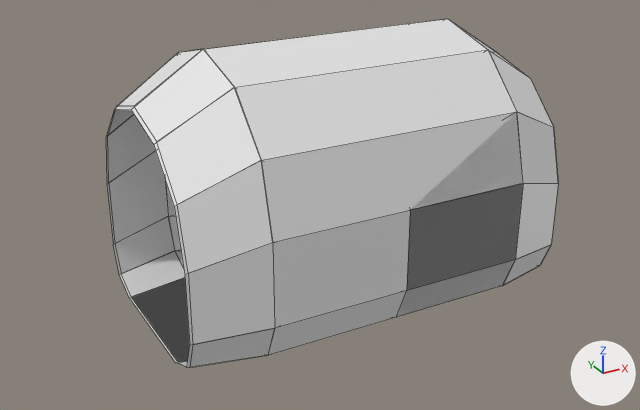
One commit to the FBX model Assets/Blender/Snake.fbx: the scene before it, then after it.
Camera for both pictures: a 50 mm lens placed at (-3.13, -5.48, 3.42), pointed at (-0.15, -0.06, 0.71). The lights are fixed; the arrows at lower right show +X, +Y and +Z. Mesh edges are drawn as thin lines. Vertices at the same position are counted once.

The older version as bpy lines, for what is in view:
```python
me_cube_010 = bpy.data.meshes.new('Cube.010')
me_cube_010.from_pydata(...)  # 78 vertices, 65 faces; spans x -1.0..1.5, y -1.0..1.0, z 0.0..2.0
me_cube_011 = bpy.data.meshes.new('Cube.011')
me_cube_011.from_pydata(...)  # 52 vertices, 39 faces; spans x -1.5..1.5, y -1.0..1.0, z 0.0..2.0
# before: 0 (-1.5, -0.84, 0.84) at pixel (188, 273), 1 (-1.5, 0.0, 1.68) at pixel (133, 106), 2 (-1.5, -0.73, 1.26) at pixel (177, 204), 3 (-1.5, -0.42, 1.57) at pixel (156, 141), 4 (-1.5, 0.84, 0.84) at pixel (108, 182)
# before: 5 (-1.5, 0.42, 1.57) at pixel (116, 106), 6 (-1.5, 0.73, 1.26) at pixel (107, 135), 14 (-1.5, -0.52, 0.0) at pixel (178, 362), 15 (-1.5, -0.84, 0.32) at pixel (192, 344), 16 (-1.5, -0.75, 0.09) at pixel (189, 367)
# before: 17 (-1.5, 0.84, 0.32) at pixel (114, 243), 18 (-1.5, 0.52, 0.0) at pixel (131, 296), 19 (-1.5, 0.75, 0.09) at pixel (121, 273)
# before: 7 (1.5, 0.0, 1.68) at pixel (496, 52), 8 (1.5, -0.84, 0.84) at pixel (558, 183), 9 (1.5, -0.42, 1.57) at pixel (530, 78), 10 (1.5, -0.73, 1.26) at pixel (553, 127), 11 (1.5, 0.84, 0.84)
# before: 12 (1.5, 0.73, 1.26), 13 (1.5, 0.42, 1.57), 20 (1.5, -0.84, 0.32) at pixel (551, 244), 21 (1.5, -0.52, 0.0), 22 (1.5, -0.75, 0.09) at pixel (540, 265)
# before: 23 (1.5, 0.52, 0.0), 24 (1.5, 0.84, 0.32), 25 (1.5, 0.75, 0.09)
me_cube_012 = bpy.data.meshes.new('Cube.012')
me_cube_012.from_pydata(...)  # 40 vertices, 26 faces; spans x -1.52..1.0, y -1.0..1.0, z 0.0..2.0
# before: 27 (-1.52, 0.41, 1.55) at pixel (114, 109), 28 (-1.52, 0.0, 1.66) at pixel (131, 109), 29 (-1.52, 0.72, 1.24) at pixel (105, 137), 30 (-1.52, 0.83, 0.83) at pixel (106, 184), 31 (-1.52, -0.41, 1.55) at pixel (153, 144)
# before: 32 (-1.52, -0.72, 1.24) at pixel (174, 206), 33 (-1.52, -0.83, 0.83) at pixel (184, 274), 34 (-1.52, 0.51, 0.0) at pixel (129, 297), 35 (-1.52, 0.74, 0.09) at pixel (119, 274), 36 (-1.52, 0.83, 0.32) at pixel (113, 244)
# before: 37 (-1.52, -0.74, 0.09) at pixel (186, 367), 38 (-1.52, -0.51, 0.0) at pixel (175, 362), 39 (-1.52, -0.83, 0.32) at pixel (189, 345)
ob_snakebody = bpy.data.objects.new('SnakeBody', me_cube_011)
ob_snakebody.location = (0.0, 0.0, 0.0)
ob_snakehead = bpy.data.objects.new('SnakeHead', me_cube_010)
ob_snakehead.location = (0.0, 0.0, 0.0)
ob_snaketail = bpy.data.objects.new('SnakeTail', me_cube_012)
ob_snaketail.location = (0.0, 0.0, 0.0)
```
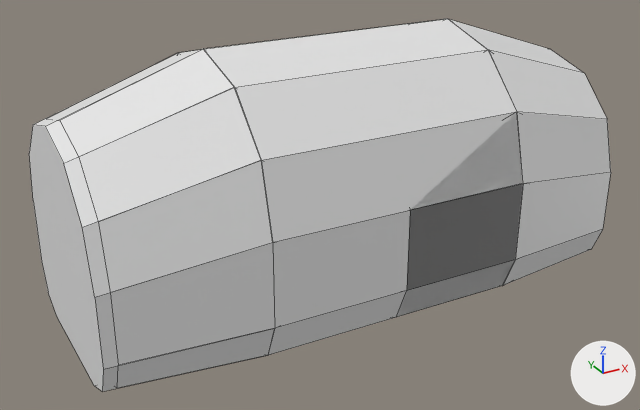
Commit message: Update snake models

Pixel boxes [x1, y1, x2, y2] of what changed, in the pictures (640 x 410 px):
'SnakeBody', reshaped (32% wider, 7% taller)
    before: [116, 19, 558, 367]
    after: [29, 19, 611, 391]
'SnakeTail', reshaped
    before: [106, 49, 275, 368]
    after: [169, 49, 275, 357]
part 1 of me_cube_011, built on
    before: [116, 50, 275, 367]
    after: [29, 50, 275, 391]
part 2 of me_cube_011, built on
    before: [489, 53, 558, 266]
    after: [449, 19, 611, 285]

The edits, one by one:
me_cube_012 has 40 vertices, 26 faces and spans x -1.52..1.0, y -1.0..1.0, z 0.0..2.0.
me_cube_012 is used by ob_snaketail; location (0.0, 0.0, 0.0).
Verts and faces of me_cube_012; kept vertices keep their numbers, new ones are numbered from 40.
Part 3, on me_cube_012:
Vertices 27 to 39 move by (-0.47, 0.0, 0.0).
New faces: (27, 29, 30, 36, 35, 34, 38, 37, 39, 33, 32, 31, 28).
me_cube_011 has 52 vertices, 39 faces and spans x -1.5..1.5, y -1.0..1.0, z 0.0..2.0.
me_cube_011 is used by ob_snakebody; location (0.0, 0.0, 0.0).
Verts and faces of me_cube_011; kept vertices keep their numbers, new ones are numbered from 52.
Part 1, on me_cube_011:
Vertex 0 moves to (-2.08, -0.82, 0.82), pixel (94, 297).
Vertex 1 moves to (-2.08, 0.0, 1.64), pixel (45, 126).
Vertex 2 moves to (-2.08, -0.71, 1.23), pixel (82, 227).
Vertex 3 moves to (-2.08, -0.41, 1.53), pixel (63, 163).
Vertex 4 moves to (-2.08, 0.82, 0.82), pixel (33, 200).
Vertex 5 moves to (-2.08, 0.41, 1.53), pixel (32, 124).
Vertex 6 moves to (-2.08, 0.71, 1.23), pixel (29, 153).
Vertex 14 moves to (-2.08, -0.5, 0.0), pixel (94, 385).
Vertex 16 moves to (-2.08, -0.73, 0.09), pixel (102, 391).
Vertex 15 moves to (-2.08, -0.82, 0.31), pixel (103, 369).
Vertex 17 moves to (-2.08, 0.82, 0.31), pixel (41, 261).
Vertex 18 moves to (-2.08, 0.5, 0.0), pixel (56, 316).
Vertex 19 moves to (-2.08, 0.73, 0.09), pixel (48, 292).
New faces: (0, 2, 3, 1, 5, 6, 4, 17, 19, 18, 14, 16, 15).
Part 2, on me_cube_011:
Vertex 7 moves to (2.08, 0.0, 1.64), pixel (550, 49).
Vertex 8 moves to (2.08, -0.82, 0.82), pixel (610, 172).
Vertex 9 moves to (2.08, -0.41, 1.53), pixel (584, 73).
Vertex 10 moves to (2.08, -0.71, 1.23), pixel (607, 119).
Vertex 11 moves to (2.08, 0.82, 0.82).
Vertex 12 moves to (2.08, 0.71, 1.23).
Vertex 13 moves to (2.08, 0.41, 1.53).
Vertex 20 moves to (2.08, -0.82, 0.31), pixel (602, 229).
Vertex 21 moves to (2.08, -0.5, 0.0).
Vertex 22 moves to (2.08, -0.73, 0.09), pixel (591, 249).
Vertex 23 moves to (2.08, 0.5, 0.0).
Vertex 25 moves to (2.08, 0.73, 0.09).
Vertex 24 moves to (2.08, 0.82, 0.31).
New faces: (7, 9, 10, 8, 20, 22, 21, 23, 25, 24, 11, 12, 13).
